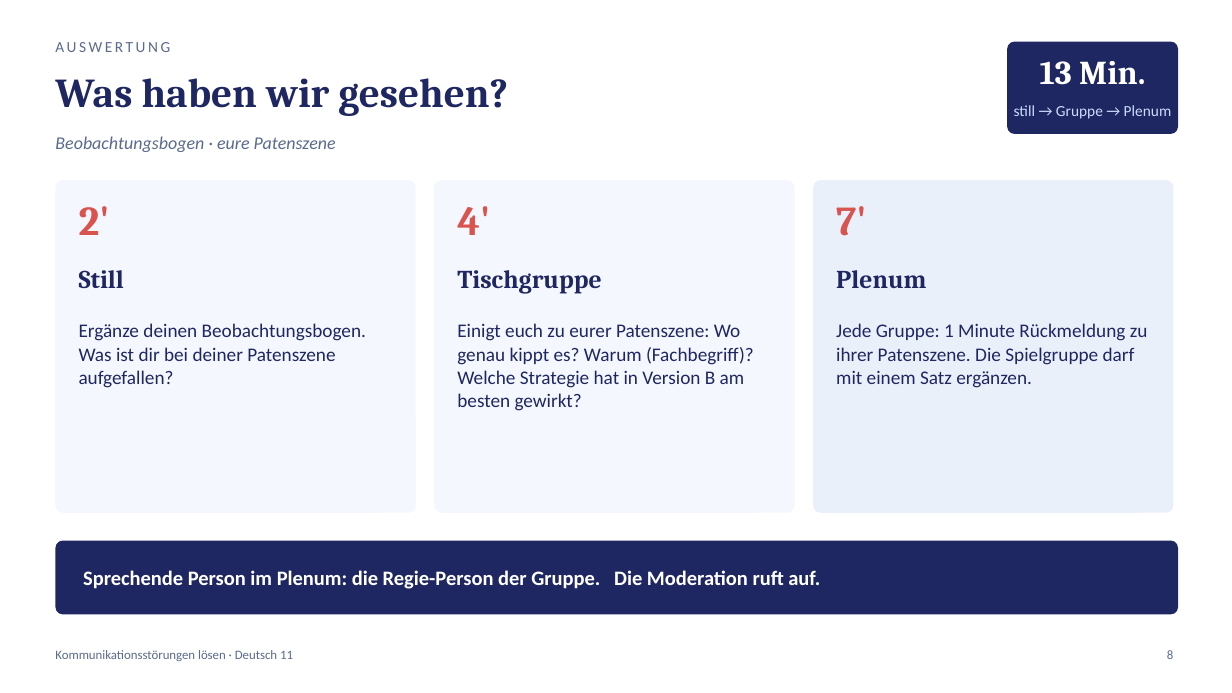
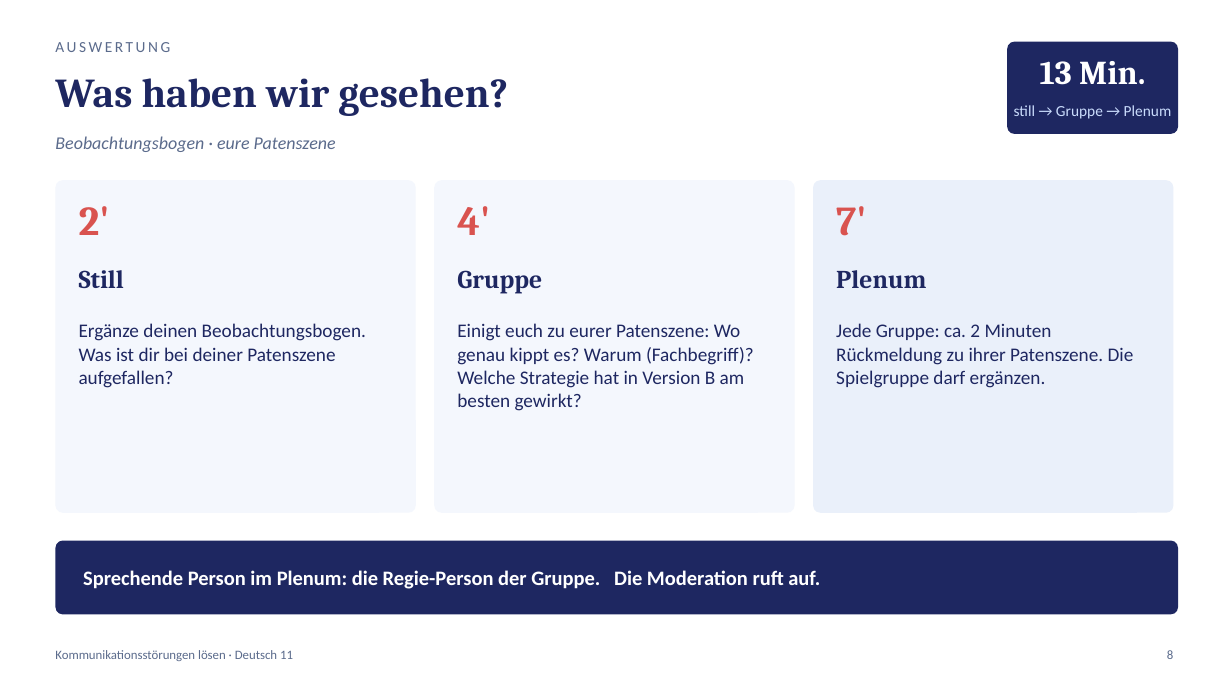
Before and after one commit to golzkonstantin-gif/Schule, a slide deck: slide 8 of Deutsch_11/Kommunikationsstoerungen_loesen/Praesentation_Kommunikationsstoerungen_loesen.pptx. Drawn at 1232x693 pixels with LibreOffice and Linux fonts; fonts in the diff are those of the drawing. Boxes give left, top, right and bottom in pixels: in the first picture for what was removed or moved away, otherwise in the second. Text is boxed around its words. In the diff, an @@ line names an element or a change of style, - is before the commit and + after.

```diff
--- a/Deutsch_11/Kommunikationsstoerungen_loesen/Praesentation_Kommunikationsstoerungen_loesen.pptx
+++ b/Deutsch_11/Kommunikationsstoerungen_loesen/Praesentation_Kommunikationsstoerungen_loesen.pptx
@@ text at [457, 270, 542, 294]: text changed @@
-Tischgruppe
+Gruppe
@@ text at [836, 323, 1134, 388]: text changed @@
-Jede Gruppe: 1 Minute Rückmeldung zu ihrer Patenszene. Die Spielgruppe darf mit einem Satz ergänzen.
+Jede Gruppe: ca. 2 Minuten Rückmeldung zu ihrer Patenszene. Die Spielgruppe darf ergänzen.
```
Also in this commit, not shown: 5 other slides changed, 8 other files.
